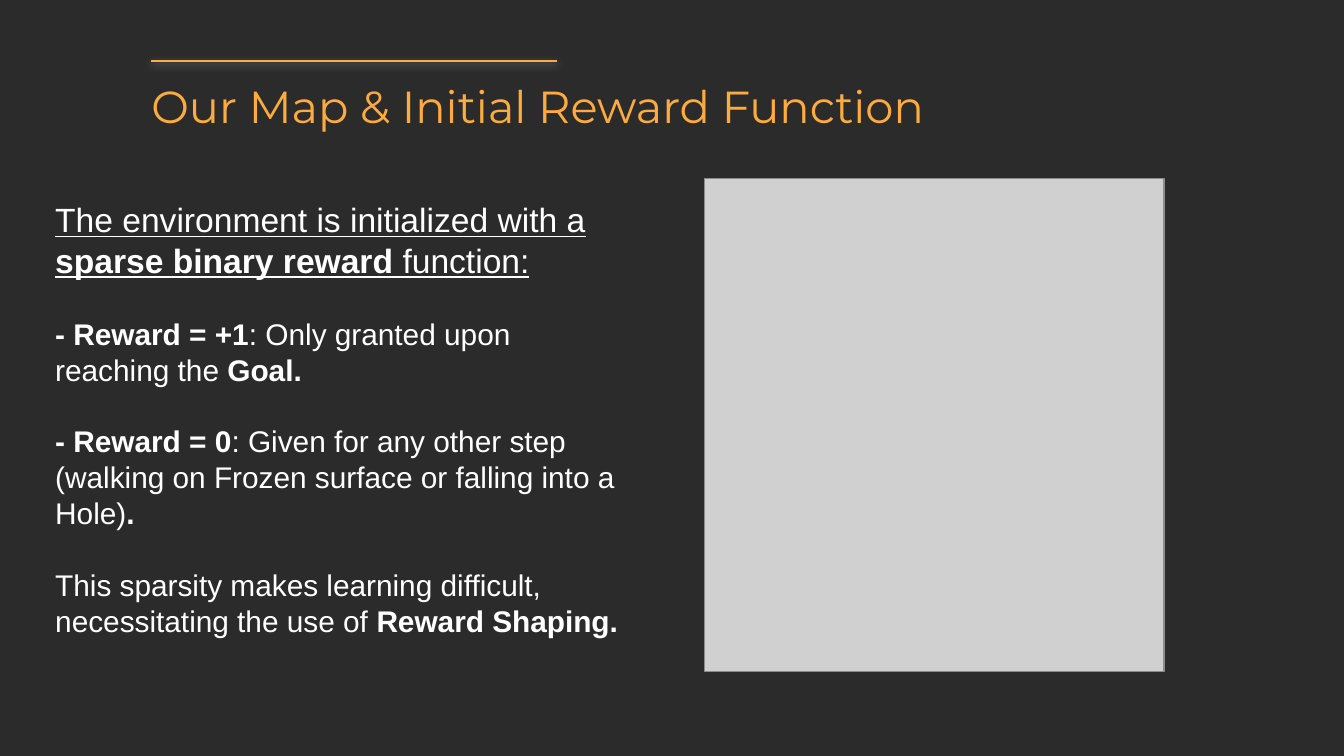
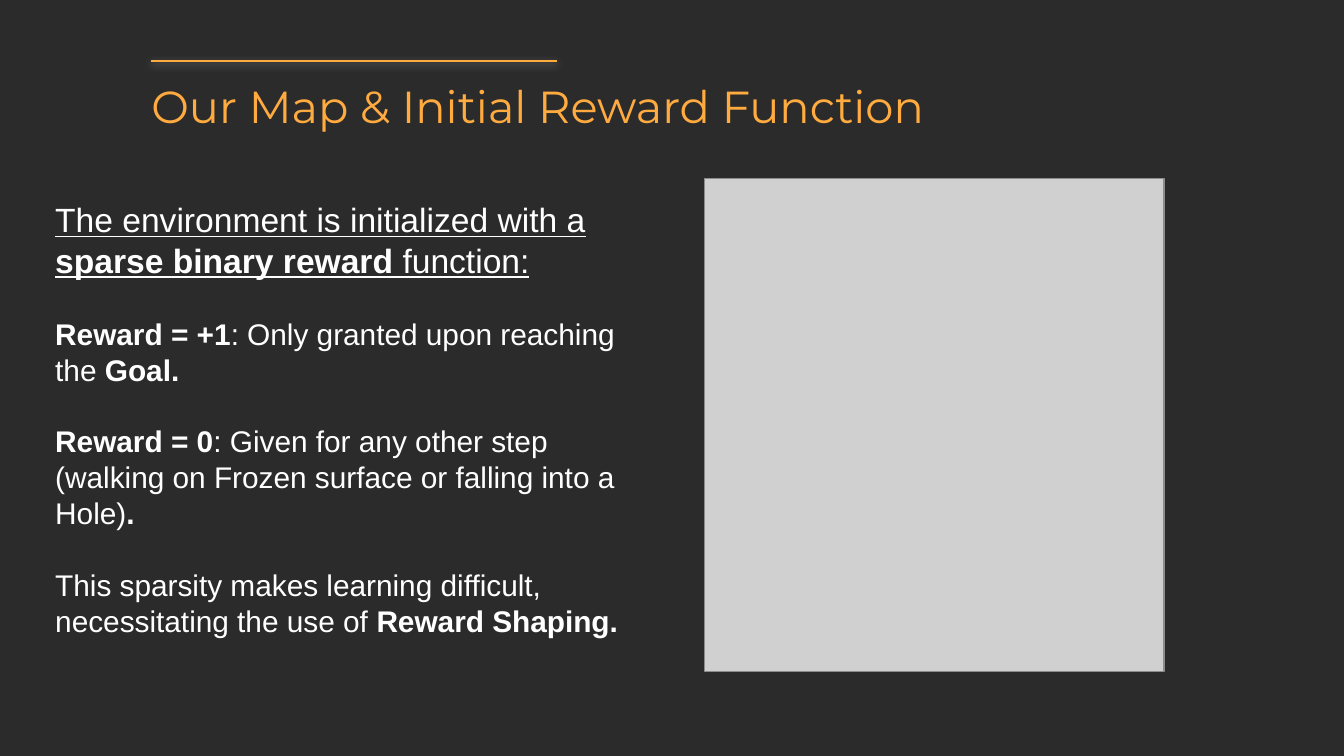
Before and after one commit to DanielChernov99/RL-FrozenLake, a slide deck: slide 3 of RL Final presentation.pptx. Drawn at 1344x756 pixels with LibreOffice and Linux fonts; fonts in the diff are those of the drawing; grey boxes stand for pictures; background and template pictures are left out; a plain dark background stands for a picture behind light text. Boxes give left, top, right and bottom in pixels: in the first picture for what was removed or moved away, otherwise in the second. Text is boxed around its words. In the diff, an @@ line names an element or a change of style, - is before the commit and + after.

```diff
--- a/RL Final presentation.pptx
+++ b/RL Final presentation.pptx
@@ text at [55, 323, 615, 530]: text changed @@
-- Reward = +1: Only granted upon reaching the Goal.
-- Reward = 0: Given for any other step (walking on Frozen surface or falling into a Hole).
+Reward = +1: Only granted upon reaching the Goal.
+Reward = 0: Given for any other step (walking on Frozen surface or falling into a Hole).
```
Also in this commit, not shown: 8 other slides changed.
